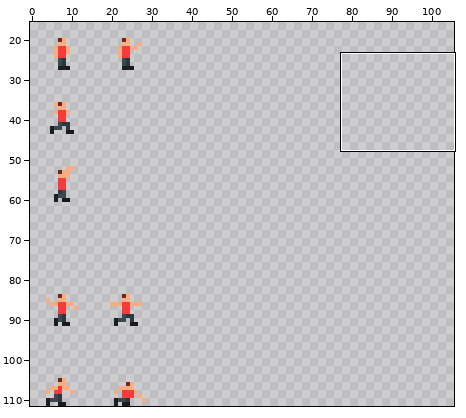
Pixel-art file, stored at data/sPlayer_sheet.aseprite. Above: a wide view before the commit, with the close-up outlined.
Close-up. Earlier state:
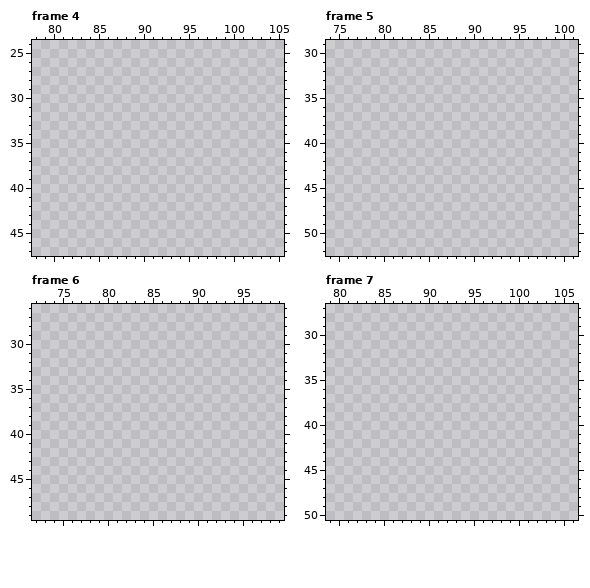
128x112 pixels, 7 frames. Shown: frame 4: x 78..105, y 24..47; frame 5: x 74..101, y 29..52; frame 6: x 72..99, y 26..49; frame 7: x 79..106, y 27..50. The wide view leaves out empty margins. The commit also changed other frames or places, which this record leaves out.
New version:
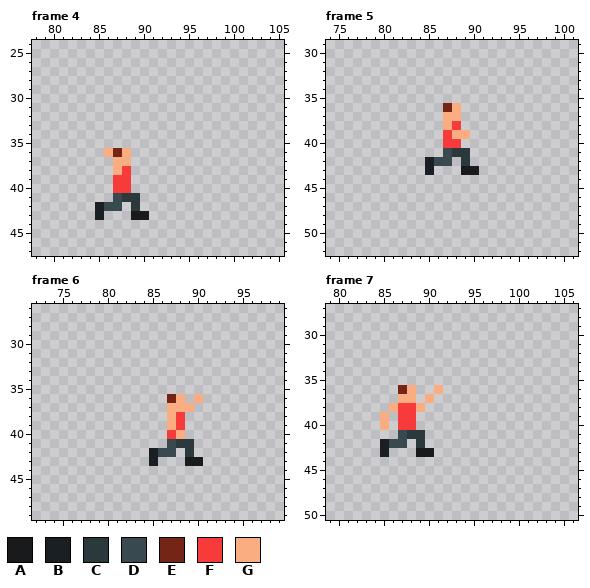
Palette (. is transparent): A #181a1b  B #191f22  C #2b393d  D #384a4f  E #742515  F #f73b3b  G #faad81
The edit:
Frame 4:
There is now colour A in row 43 at x 89 to 90.
There is now colour B in rows 42 to 43 at x 85.
There is now colour C in row 41 at x 88 to 89; in row 42 at x 89.
There is now colour D in row 41 at x 87; in row 42 at x 86 to 87.
There is now colour E in row 36 at x 87.
There is now colour F in row 38 at x 88; in rows 39 to 40 at x 87 to 88.
There is now colour G in row 36 at x 86 and 88; in row 37 at x 87 to 88; in row 38 at x 87.
Frame 5:
There is now colour A in row 43 at x 89 to 90.
There is now colour B in rows 42 to 43 at x 85.
There is now colour C in row 41 at x 88 to 89; in row 42 at x 89.
There is now colour D in row 41 at x 87; in row 42 at x 86 to 87.
There is now colour E in row 36 at x 87.
There is now colour F in row 38 at x 88; in row 39 at x 87; in row 40 at x 87 to 88.
There is now colour G in row 36 at x 88; in row 37 at x 87 to 88; in row 38 at x 87; in row 39 at x 88 to 89.
Frame 6:
There is now colour A in row 43 at x 89 to 90.
There is now colour B in rows 42 to 43 at x 85.
There is now colour C in row 41 at x 88 to 89; in row 42 at x 89.
There is now colour D in row 41 at x 87; in row 42 at x 86 to 87.
There is now colour E in row 36 at x 87.
There is now colour F in rows 38 to 39 at x 88; in row 40 at x 87.
There is now colour G in row 36 at x 88 and 90; in row 37 at x 87 to 89; in rows 38 to 39 at x 87; in row 40 at x 88.
Frame 7:
There is now colour A in row 43 at x 89 to 90.
There is now colour B in rows 42 to 43 at x 85.
There is now colour C in row 41 at x 88 to 89; in row 42 at x 89.
There is now colour D in row 41 at x 87; in row 42 at x 86 to 87.
There is now colour E in row 36 at x 87.
There is now colour F in rows 38 to 40 at x 87 to 88.
There is now colour G in row 36 at x 88 and 91; in row 37 at x 87 to 88 and 90; in row 38 at x 86 and 89; in rows 39 to 40 at x 85.
